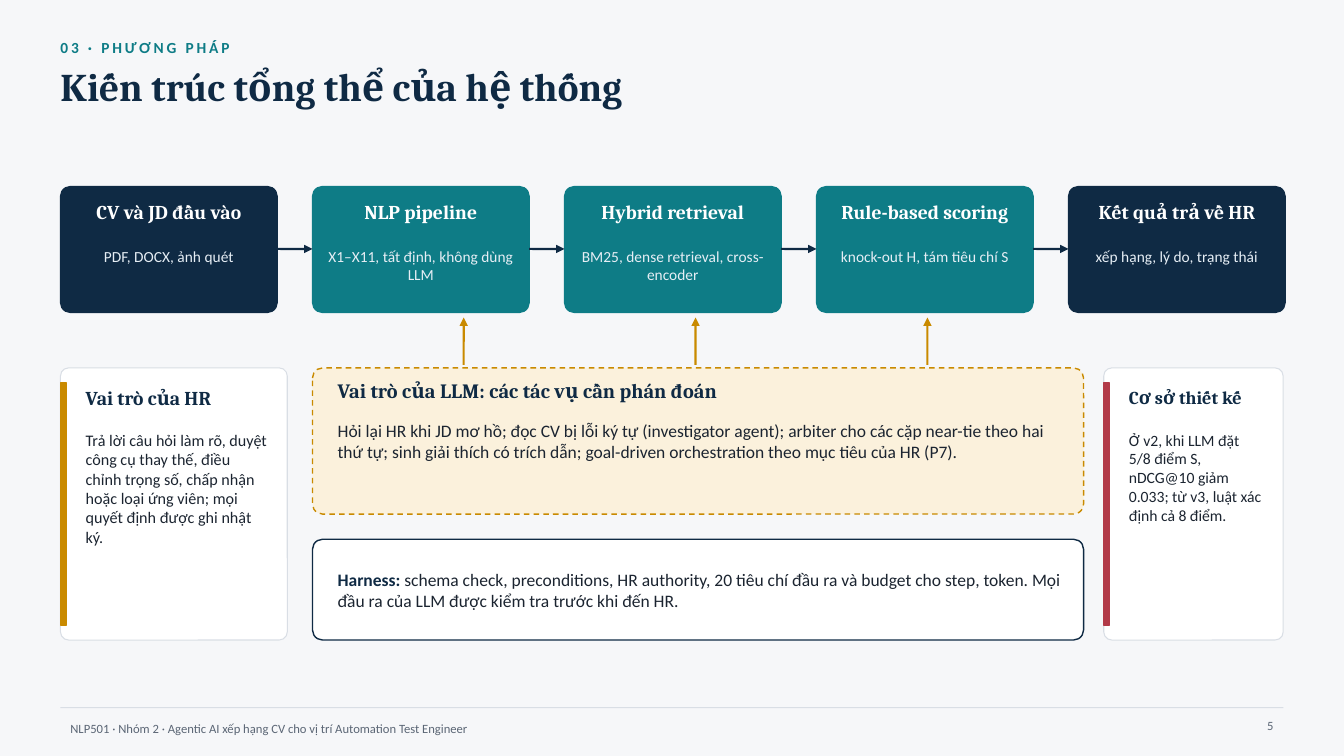
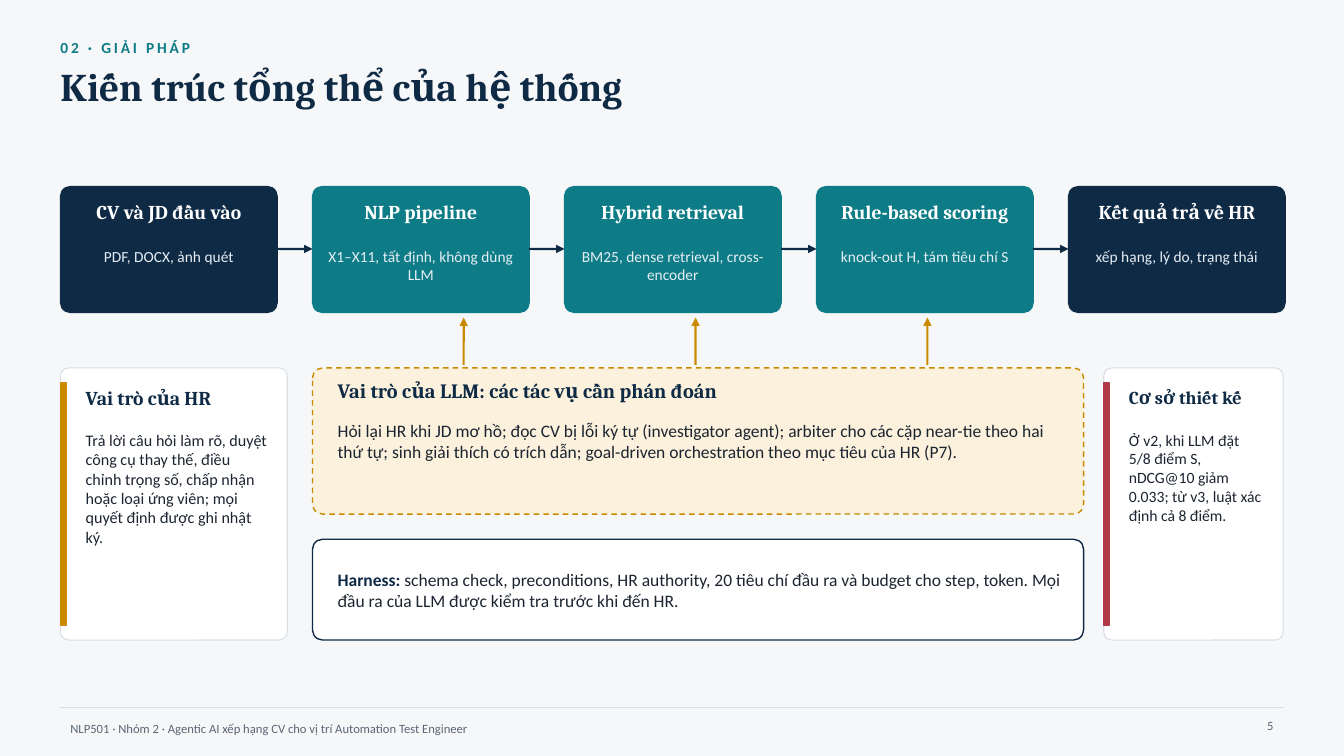
Before and after one commit to ZgsNat/NLP501.22_GROUP_2, a slide deck: slide 5 of NLP501_Nhom2_BaoCaoCuoiKy_v13.pptx. Drawn at 1344x756 pixels with LibreOffice and Linux fonts; fonts in the diff are those of the drawing. Boxes give left, top, right and bottom in pixels: in the first picture for what was removed or moved away, otherwise in the second. Text is boxed around its words. In the diff, an @@ line names an element or a change of style, - is before the commit and + after.

```diff
--- a/NLP501_Nhom2_BaoCaoCuoiKy_v13.pptx
+++ b/NLP501_Nhom2_BaoCaoCuoiKy_v13.pptx
@@ text at (60,40,190,53): text changed @@
-03 · PHƯƠNG PHÁP
+02 · GIẢI PHÁP
```
Also in this commit, not shown: 21 other slides changed, 1 other file.
